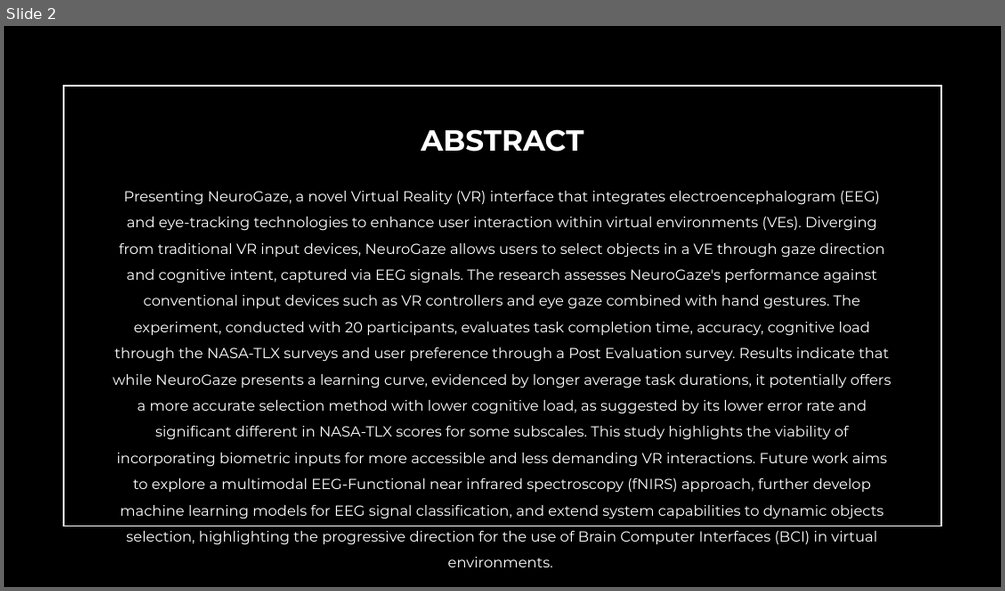
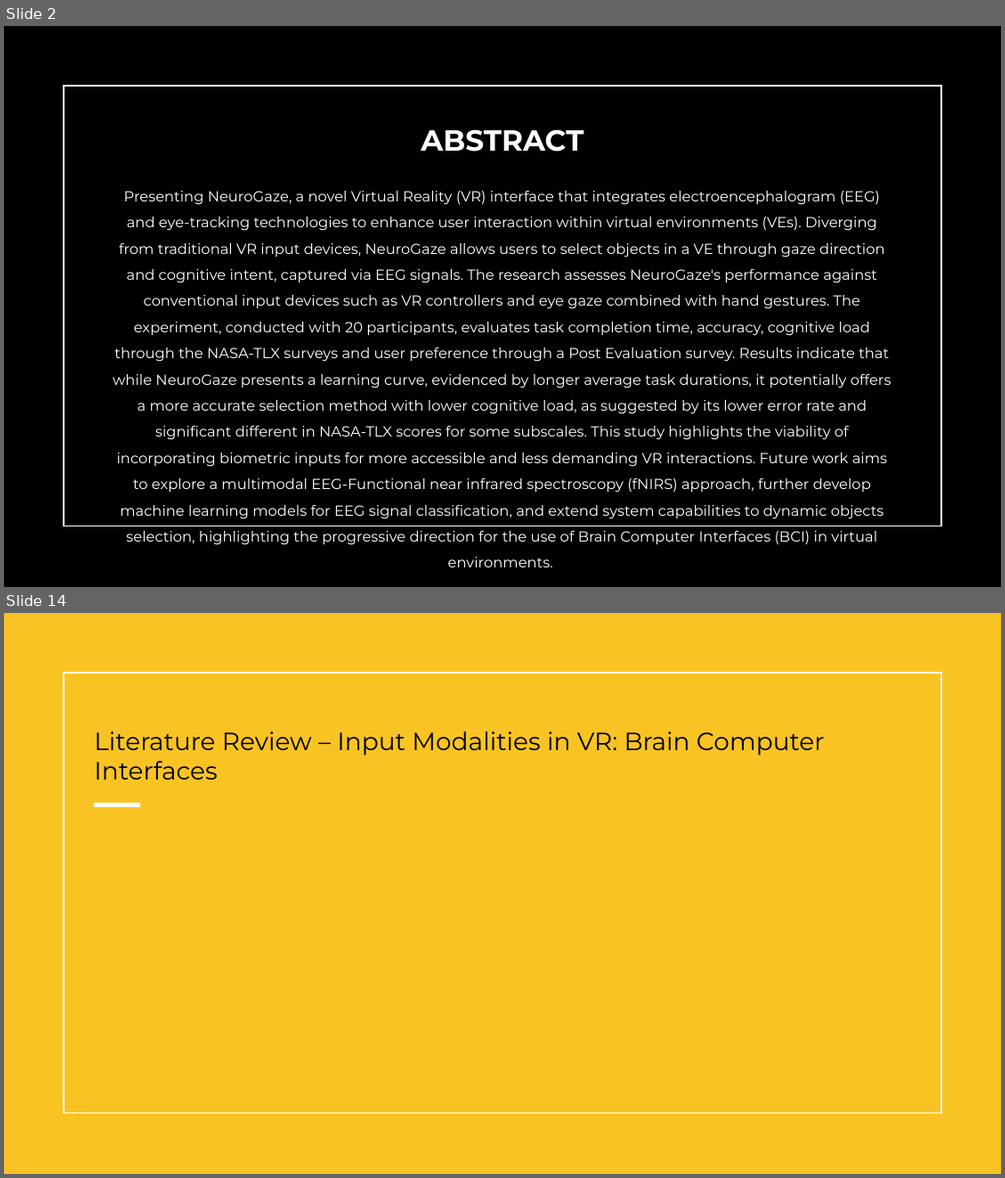
Before and after one commit to Wanyea/NeuroGaze, a slide deck: Research Documents/Thesis/NeuroGazeThesisDefense.pptx. Shown one above the other, each under a label of ours: slide 2 before the commit, slides 2 and 14 after it; the slides between them are not shown. The pictures are 1005x591 and 1005x1178 pixels, drawn with LibreOffice and Linux fonts; fonts in the diff are those of the drawing. Boxes give left, top, right and bottom in pixels: in the first picture for what was removed or moved away, otherwise in the second. Text is boxed around its words. In the diff, an @@ line names an element or a change of style, - is before the commit and + after.

```diff
--- a/Research Documents/Thesis/NeuroGazeThesisDefense.pptx
+++ b/Research Documents/Thesis/NeuroGazeThesisDefense.pptx
@@ slide 14 added at [4,613,1001,1174], background #FFFFFF; not listed: 1 template element that a slide beside it also shows @@
@@ rectangle added at [4,613,1001,1174], fill #F9C423 @@
@@ title added at [94,731,825,779], 24 pt, text #000000 @@
+Literature Review – Input Modalities in VR: Brain Computer Interfaces
@@ line added from (95, 804) to (140, 804), #FFFFFF 4 pt @@
```
Also in this commit, not shown: 2 slides changed, 41 other slides added, 1 other file.
